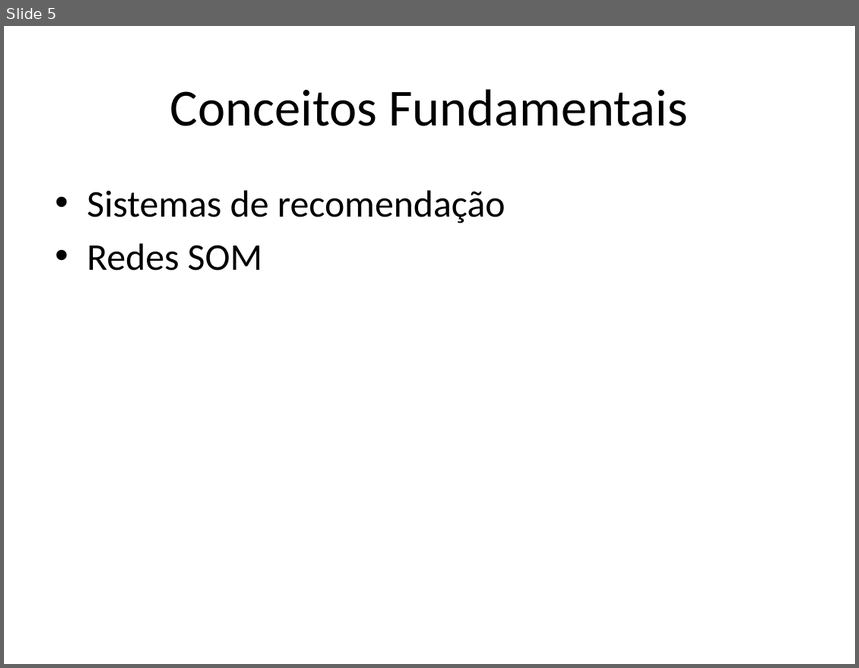
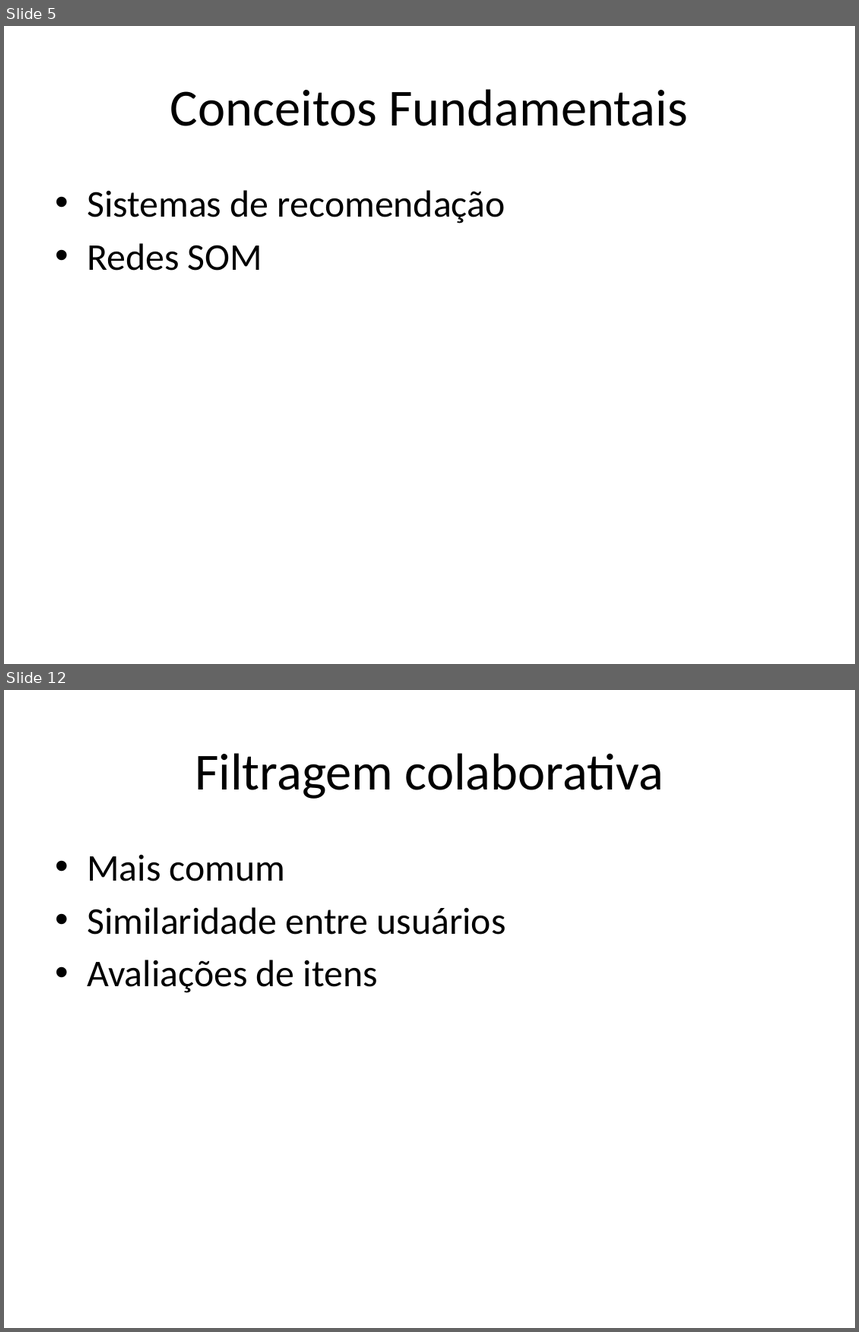
Before and after one commit to andersonberg/srsom, a slide deck: Apresentação/TCC_AndersonBerg_Apresentação.pptx. Shown one above the other, each under a label of ours: slide 5 before the commit, slides 5 and 12 after it; the slides between them are not shown. The pictures are 859x668 and 859x1332 pixels, drawn with LibreOffice and Linux fonts; fonts in the diff are those of the drawing. Boxes give left, top, right and bottom in pixels: in the first picture for what was removed or moved away, otherwise in the second. Text is boxed around its words. In the diff, an @@ line names an element or a change of style, - is before the commit and + after.

```diff
--- a/Apresentação/TCC_AndersonBerg_Apresentação.pptx
+++ b/Apresentação/TCC_AndersonBerg_Apresentação.pptx
@@ slide 12 added at <box>4,690,855,1328</box>, background #FFFFFF @@
@@ title added at <box>195,753,664,799</box>, 44 pt, text #000000 @@
+Filtragem colaborativa
@@ text added at <box>87,854,506,993</box>, 32 pt, text #000000 @@
+• Mais comum
+• Similaridade entre usuários
+• Avaliações de itens
```
Also in this commit, not shown: 25 other slides added, 1 slide removed, 4 other files.
